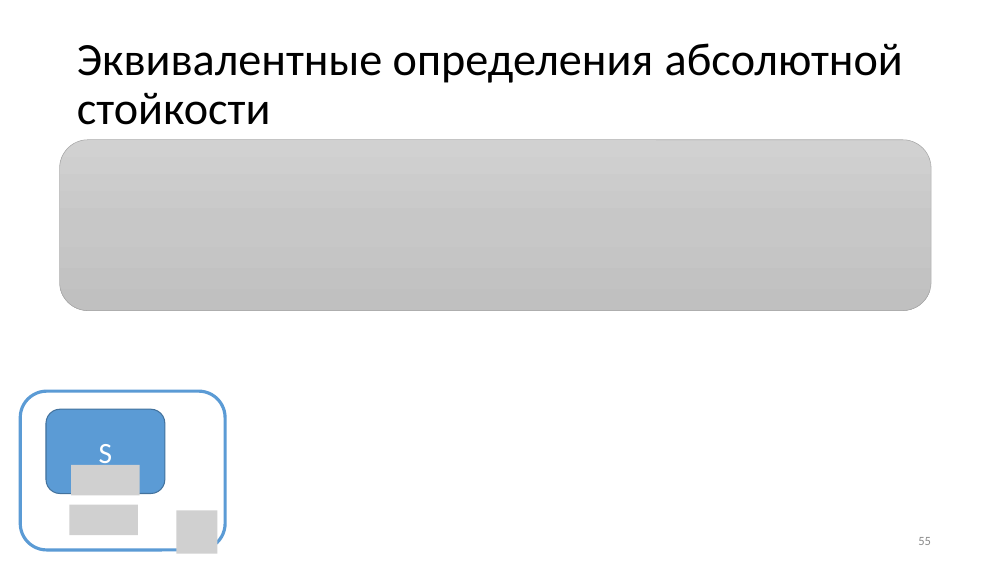
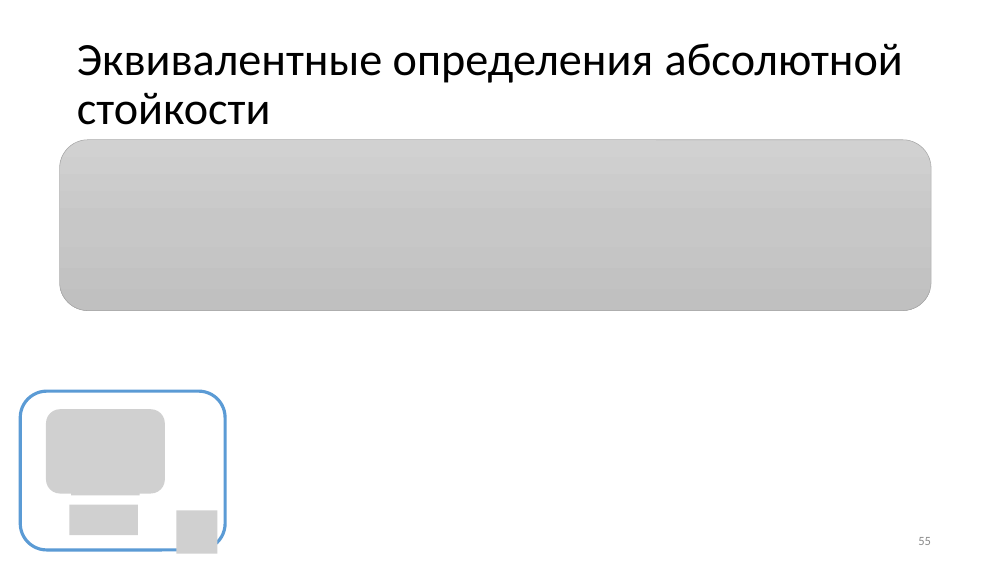
Before and after one commit to CryptoCourse/CryptoLectures, a slide deck: slide 55 of Lectures/Lecture1.pptx. Drawn at 1008x567 pixels with LibreOffice and Linux fonts; fonts in the diff are those of the drawing; grey boxes stand for pictures. Boxes give left, top, right and bottom in pixels: in the first picture for what was removed or moved away, otherwise in the second. Text is boxed around its words. In the diff, an @@ line names an element or a change of style, - is before the commit and + after.

```diff
--- a/Lectures/Lecture1.pptx
+++ b/Lectures/Lecture1.pptx
@@ rounded rectangle removed at [46, 409, 165, 494] @@
-S
@@ picture added at [46, 409, 165, 494] @@
```
Also in this commit, not shown: 2 other slides changed, 1 other file.
